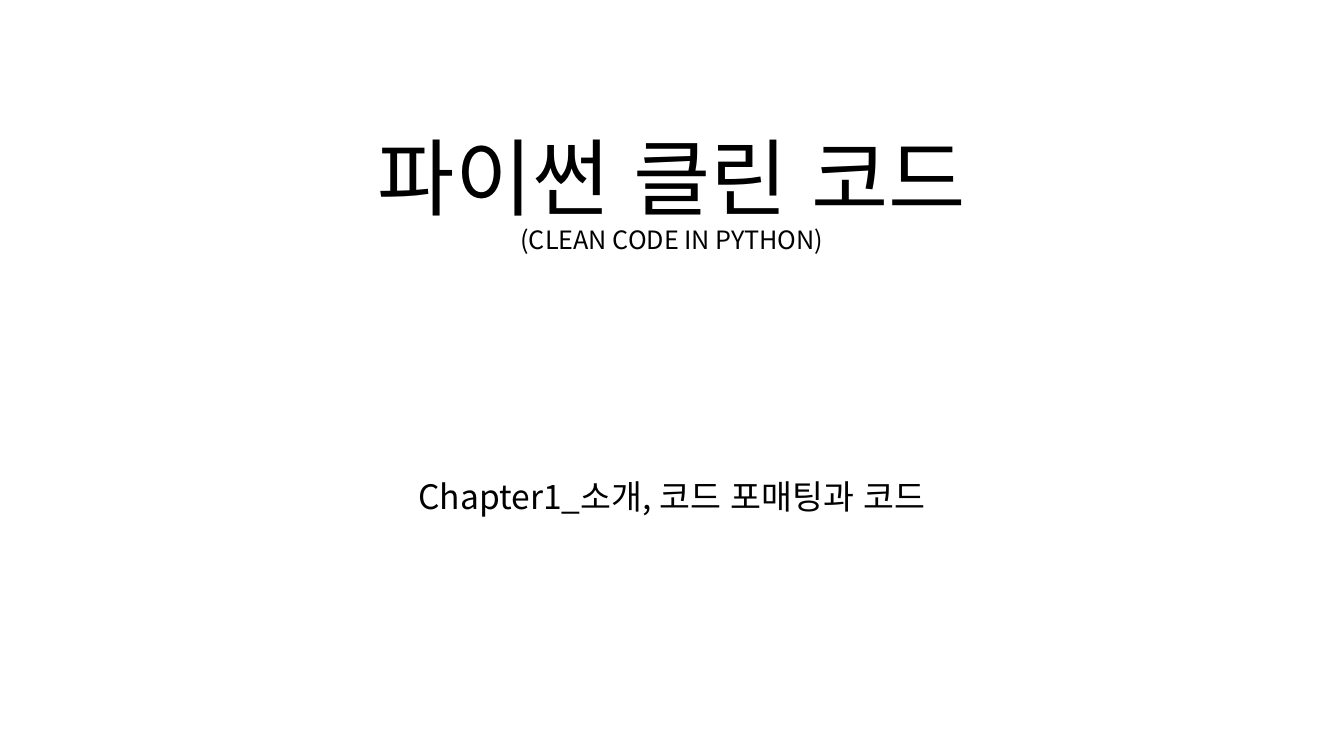
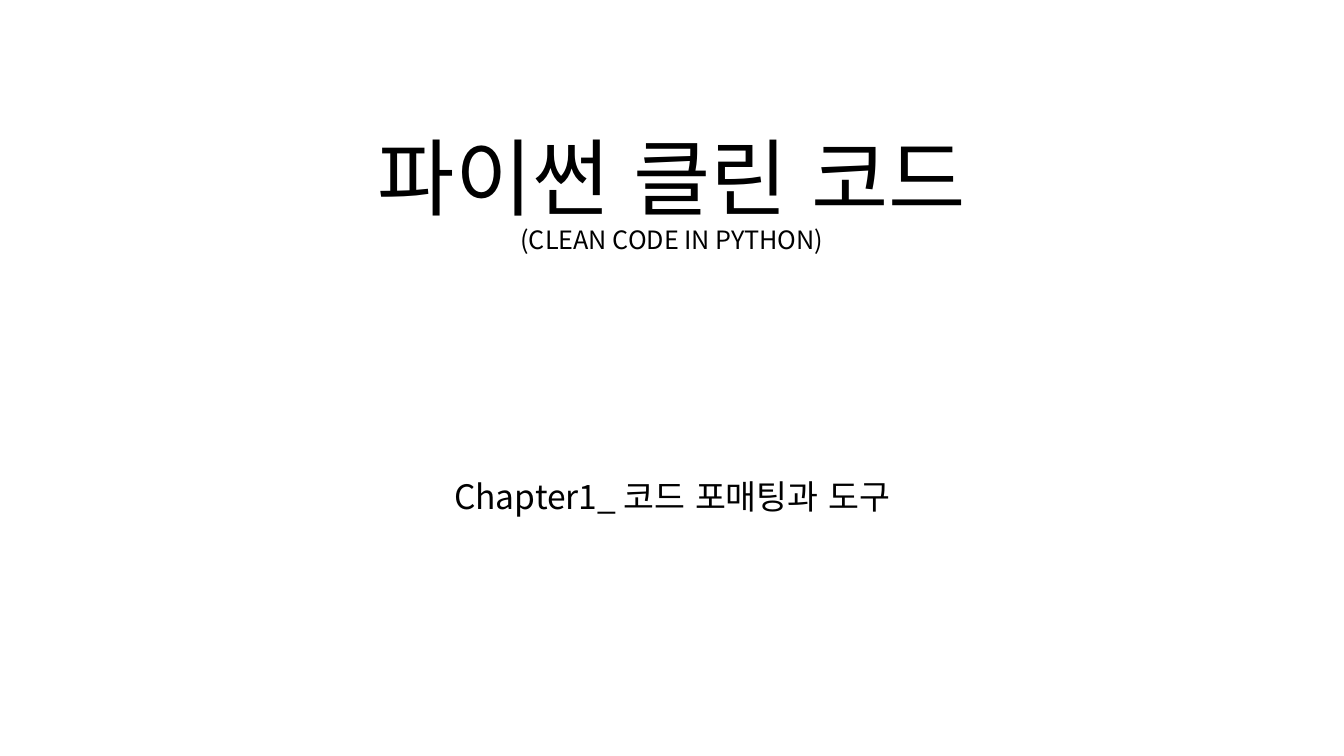
Before and after one commit to JONGSKY/Read-and-Write, a slide deck: slide 1 of chapter_1_소개, 코드 포매팅과 도구/1장_소개자료.pptx. Drawn at 1344x756 pixels with LibreOffice and Linux fonts; fonts in the diff are those of the drawing. Boxes give left, top, right and bottom in pixels: in the first picture for what was removed or moved away, otherwise in the second. Text is boxed around its words. In the diff, an @@ line names an element or a change of style, - is before the commit and + after.

```diff
--- a/chapter_1_소개, 코드 포매팅과 도구/1장_소개자료.pptx
+++ b/chapter_1_소개, 코드 포매팅과 도구/1장_소개자료.pptx
@@ subtitle at (x1=454, y1=481, x2=890, y2=517): text changed @@
-Chapter1_소개, 코드 포매팅과 코드
+Chapter1_ 코드 포매팅과 도구
```
Also in this commit, not shown: 5 other slides changed, 1 other file.
